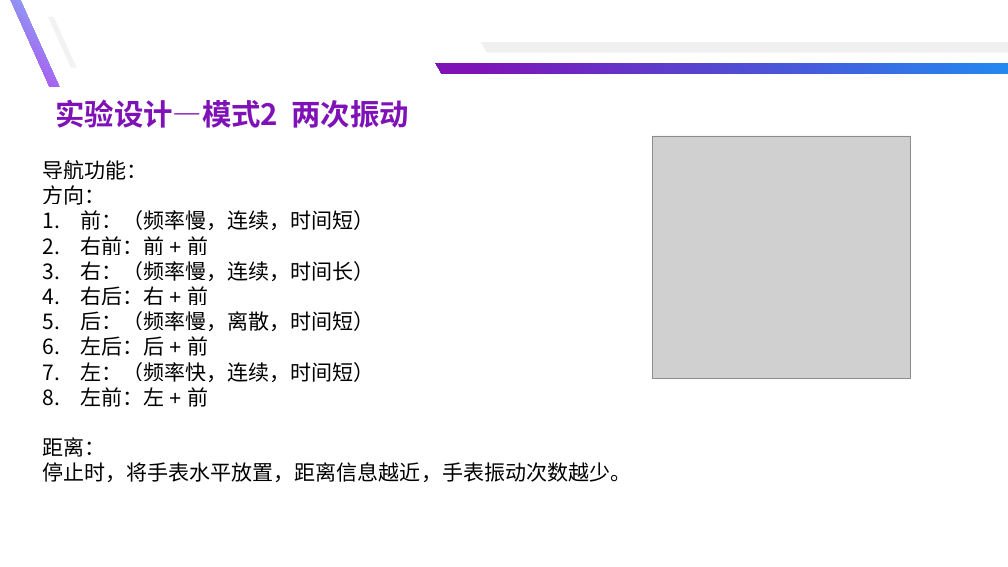
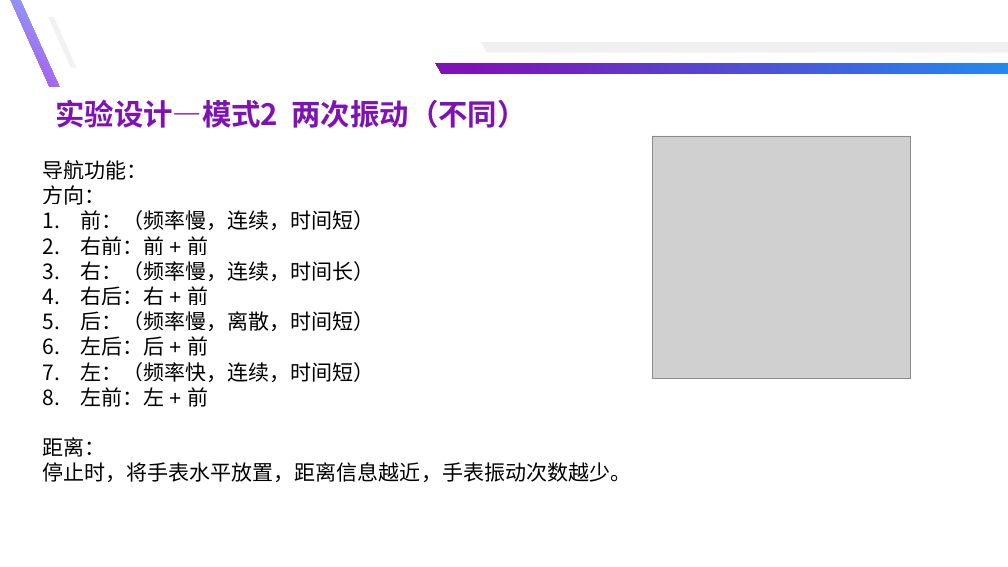
Before and after one commit to yuyongsong/Paper, a slide deck: slide 52 of 总结汇报-余泳松.pptx (slide 54 before the commit). Drawn at 1008x567 pixels with LibreOffice and Linux fonts; fonts in the diff are those of the drawing; grey boxes stand for pictures. Boxes give left, top, right and bottom in pixels: in the first picture for what was removed or moved away, otherwise in the second. Text is boxed around its words. In the diff, an @@ line names an element or a change of style, - is before the commit and + after.

```diff
--- a/总结汇报-余泳松.pptx
+++ b/总结汇报-余泳松.pptx
@@ text at [55, 99, 527, 128]: text changed @@
-实验设计—模式2 两次振动
+实验设计—模式2 两次振动（不同）
```
Also in this commit, not shown: 3 other slides changed, 1 slide removed, 20 other files.
